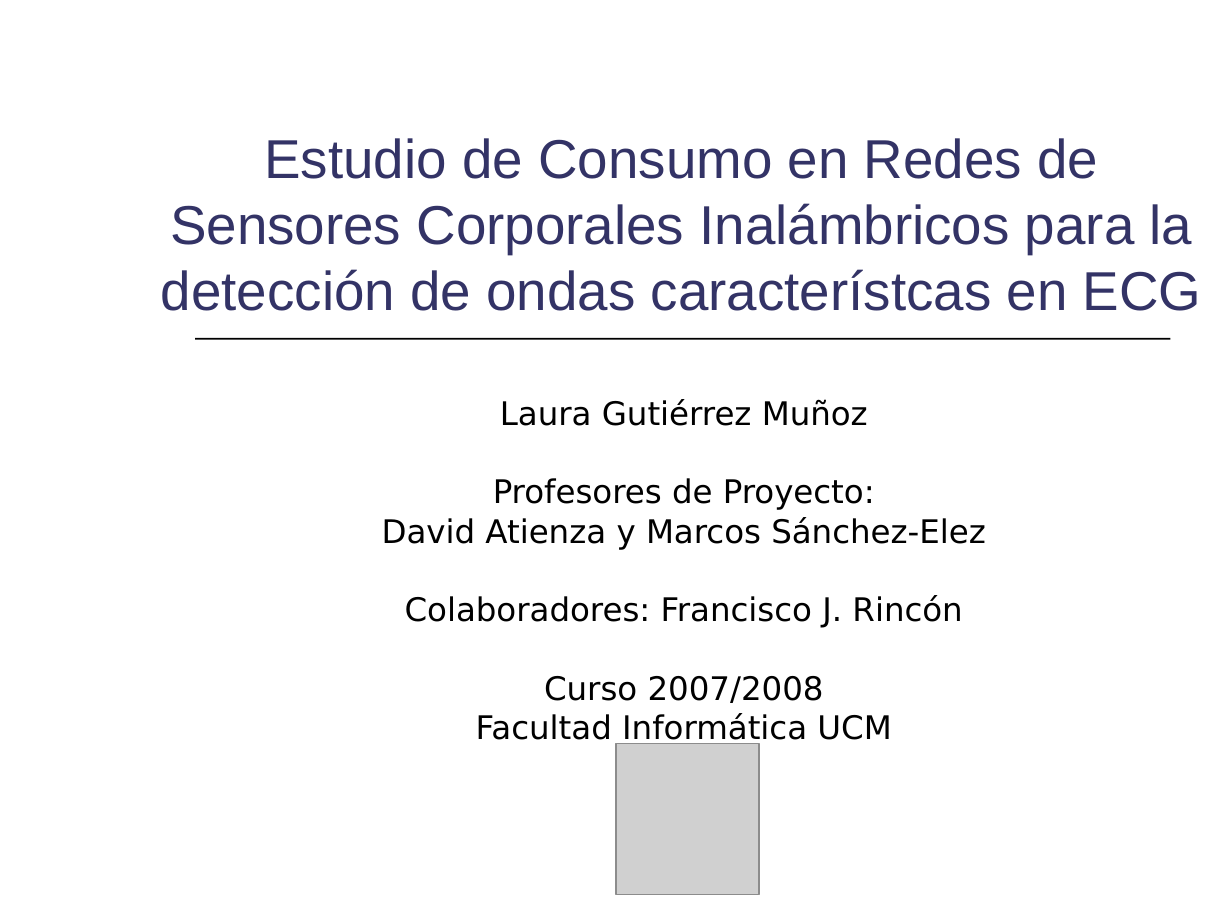
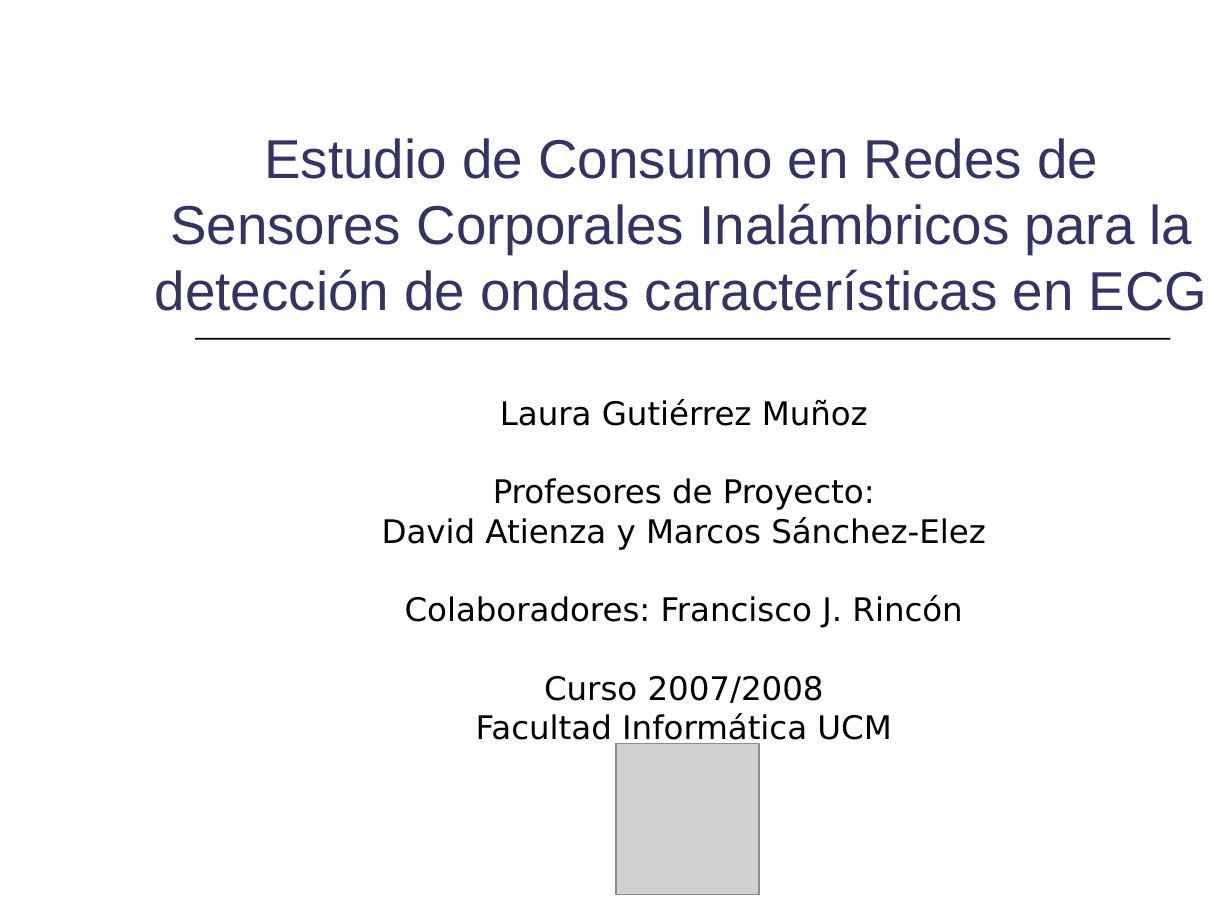
Before and after one commit to mmja/redsensores, a slide deck: slide 1 of Memoria/Consumo.ppt. Drawn at 1232x924 pixels with LibreOffice and Linux fonts; fonts in the diff are those of the drawing; grey boxes stand for pictures. Boxes give left, top, right and bottom in pixels: in the first picture for what was removed or moved away, otherwise in the second. Text is boxed around its words. In the diff, an @@ line names an element or a change of style, - is before the commit and + after.

```diff
--- a/Memoria/Consumo.ppt
+++ b/Memoria/Consumo.ppt
@@ title at box(155, 138, 1208, 311): text changed @@
-Estudio de Consumo en Redes de Sensores Corporales Inalámbricos para la detección de ondas característcas en ECG
+Estudio de Consumo en Redes de Sensores Corporales Inalámbricos para la detección de ondas características en ECG
```
Also in this commit, not shown: 5 other slides changed, 1 slide added.
